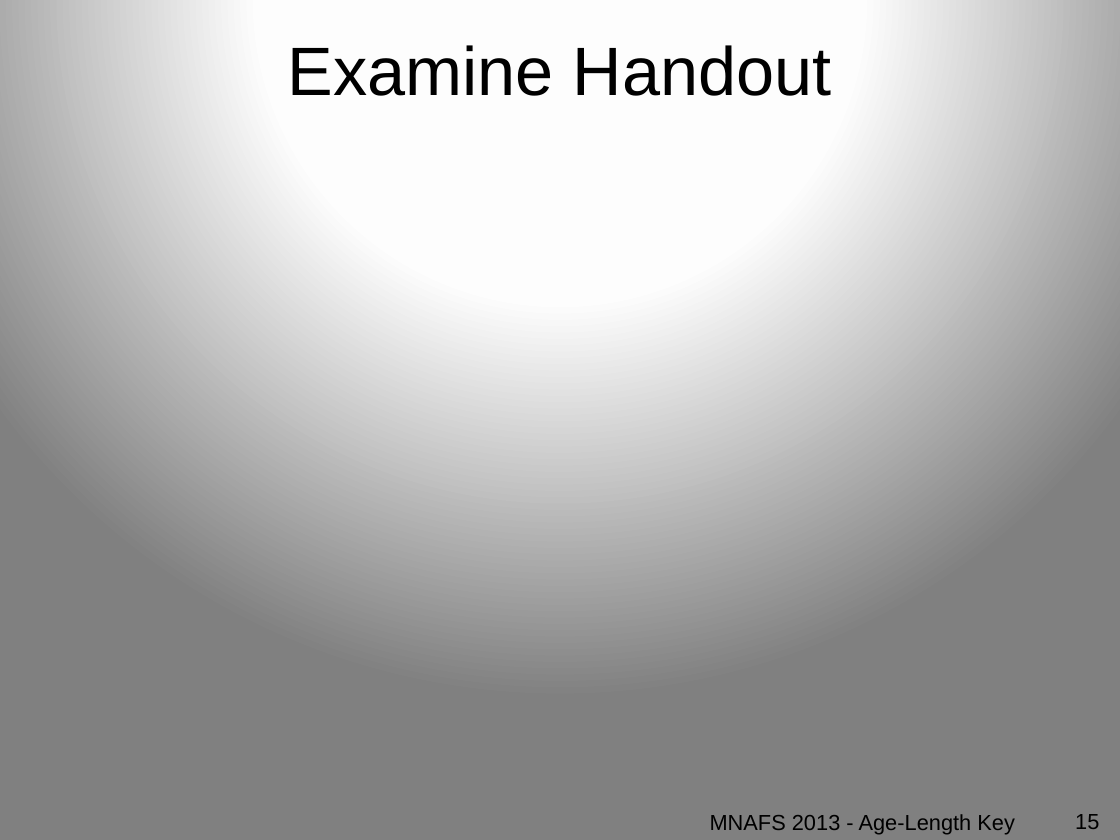
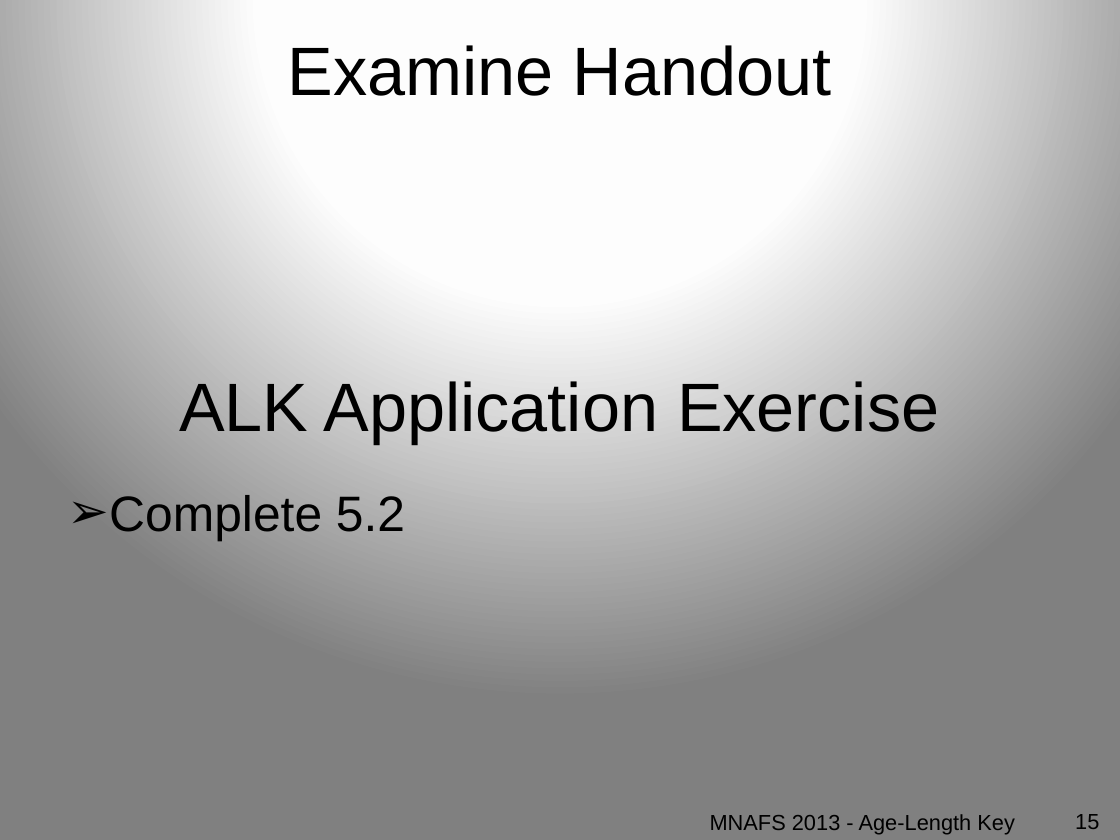
Before and after one commit to droglenc/AFSPortland2015, a slide deck: slide 15 of Slides/02_AgeLengthKey.pptx. Drawn at 1120x840 pixels with LibreOffice and Linux fonts; fonts in the diff are those of the drawing. Boxes give left, top, right and bottom in pixels: in the first picture for what was removed or moved away, otherwise in the second. Text is boxed around its words. In the diff, an @@ line names an element or a change of style, - is before the commit and + after.

Commit message:
Adjustments to both ALK ppt and handouts

```diff
--- a/Slides/02_AgeLengthKey.pptx
+++ b/Slides/02_AgeLengthKey.pptx
@@ text added at (179, 381, 939, 444), 44 pt, text #000000 @@
+ALK Application Exercise
@@ text added at (109, 495, 405, 541), 32 pt, text #000000 @@
+➢ Complete 5.2
```
Also in this commit, not shown: 7 other slides changed, 7 other files.
